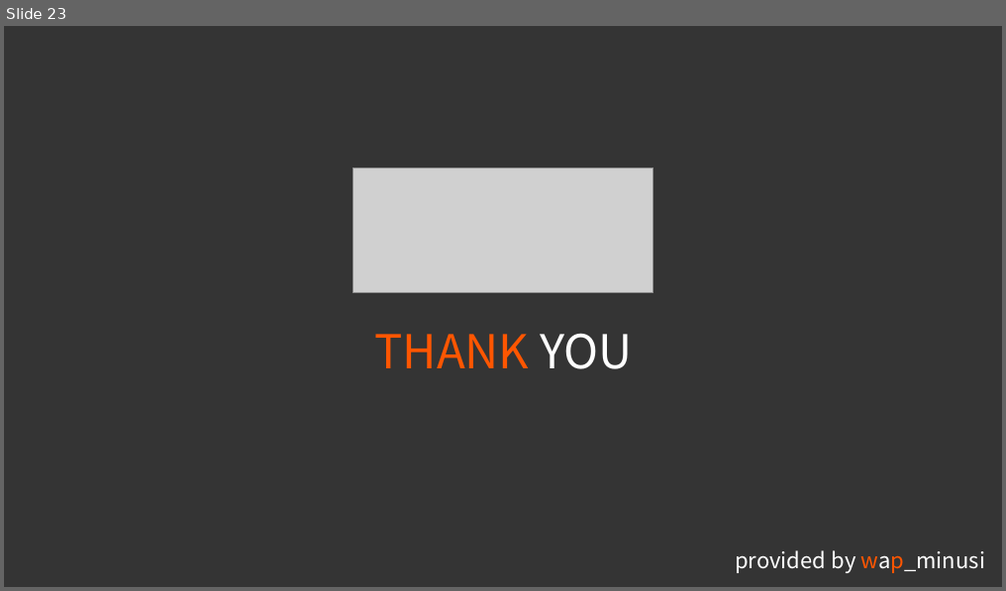
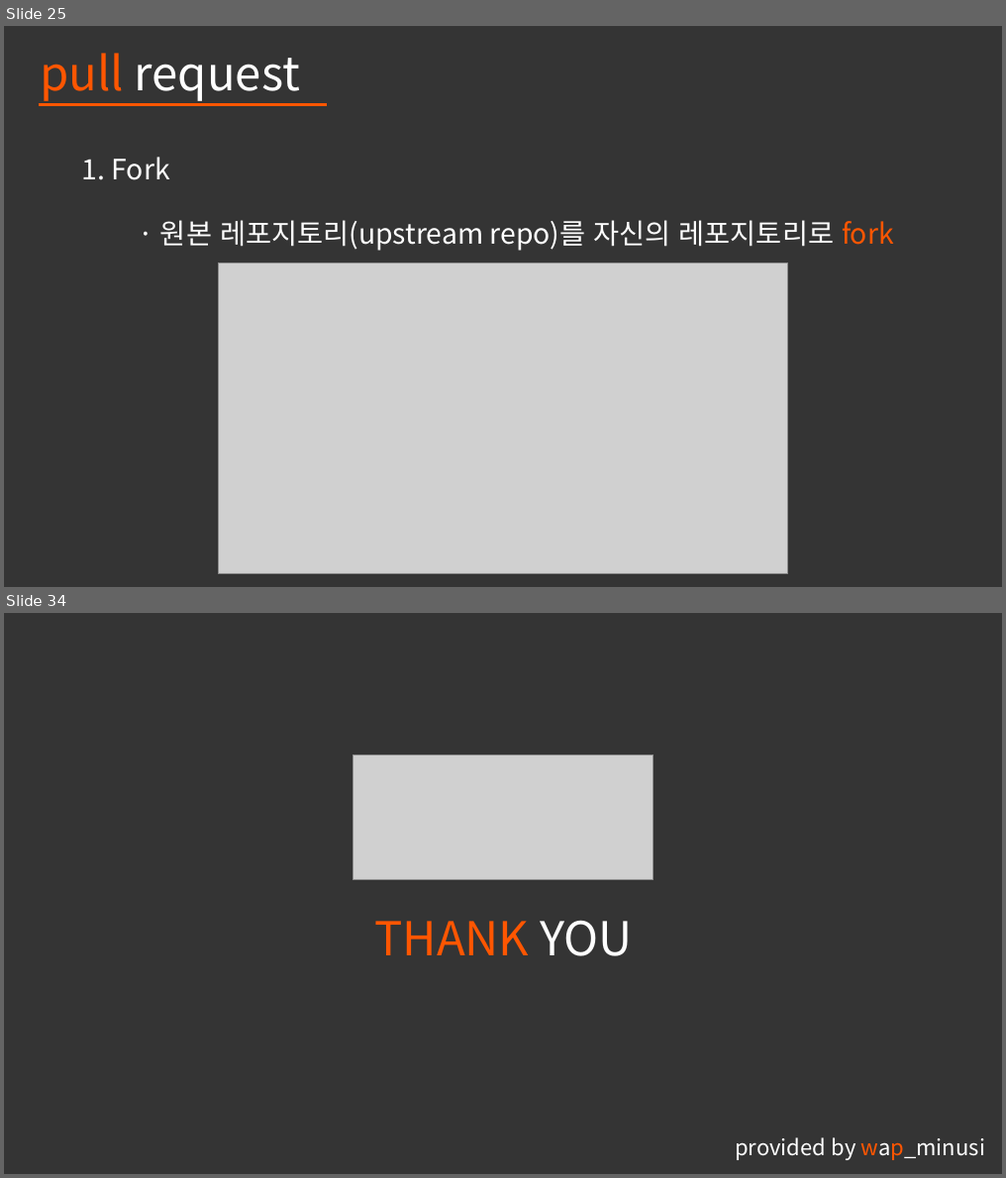
Before and after one commit to pknu-wap/git-flow-seminar, a slide deck: WAP_Git Flow & Pull Request_Minusi.pptx. Shown one above the other, each under a label of ours: slide 23 before the commit, slides 25 and 34 after it; the slides between them are not shown. The pictures are 1006x591 and 1006x1178 pixels, drawn with LibreOffice and Linux fonts; fonts in the diff are those of the drawing; grey boxes stand for pictures; background and template pictures are left out. Boxes give left, top, right and bottom in pixels: in the first picture for what was removed or moved away, otherwise in the second. Text is boxed around its words. In the diff, an @@ line names an element or a change of style, - is before the commit and + after.

Commit message:
update seminar ppt about pull request section

```diff
--- a/WAP_Git Flow & Pull Request_Minusi.pptx
+++ b/WAP_Git Flow & Pull Request_Minusi.pptx
@@ slide 25 added at [4,26,1002,587], background #343434 @@
@@ text added at [40,53,300,101], 45 pt, text #FFFFFF @@
+pull request
@@ line added from (39, 104) to (327, 104), #FFFFFF 3 pt @@
@@ line added from (39, 104) to (313, 104), #FFFFFF 3 pt @@
@@ text added at [82,157,170,180], 27 pt, text #FFFFFF @@
+1. Fork
@@ text added at [160,220,894,251], 27 pt, text #FFFFFF @@
+· 원본 레포지토리(upstream repo)를 자신의 레포지토리로 fork
@@ picture added at [219,263,788,574] @@
@@ what was slide 23 is now slide 34 @@
```
Also in this commit, not shown: 11 other slides added, 1 slide removed.
